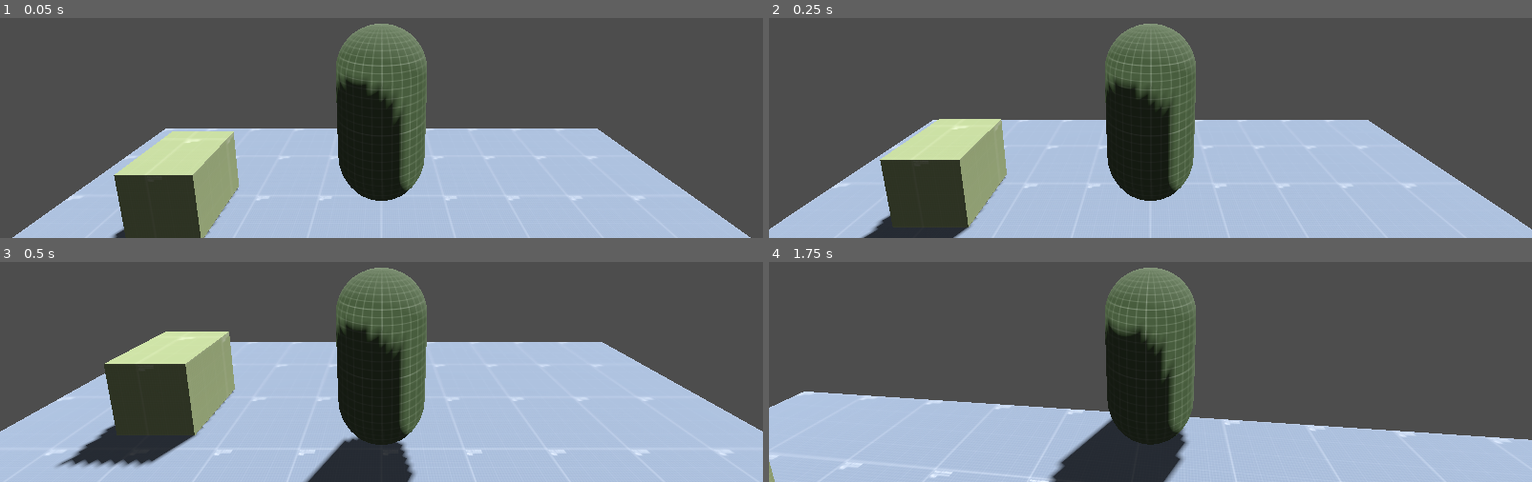
Above: before the commit, frames 1-4 (two rows, left to right).
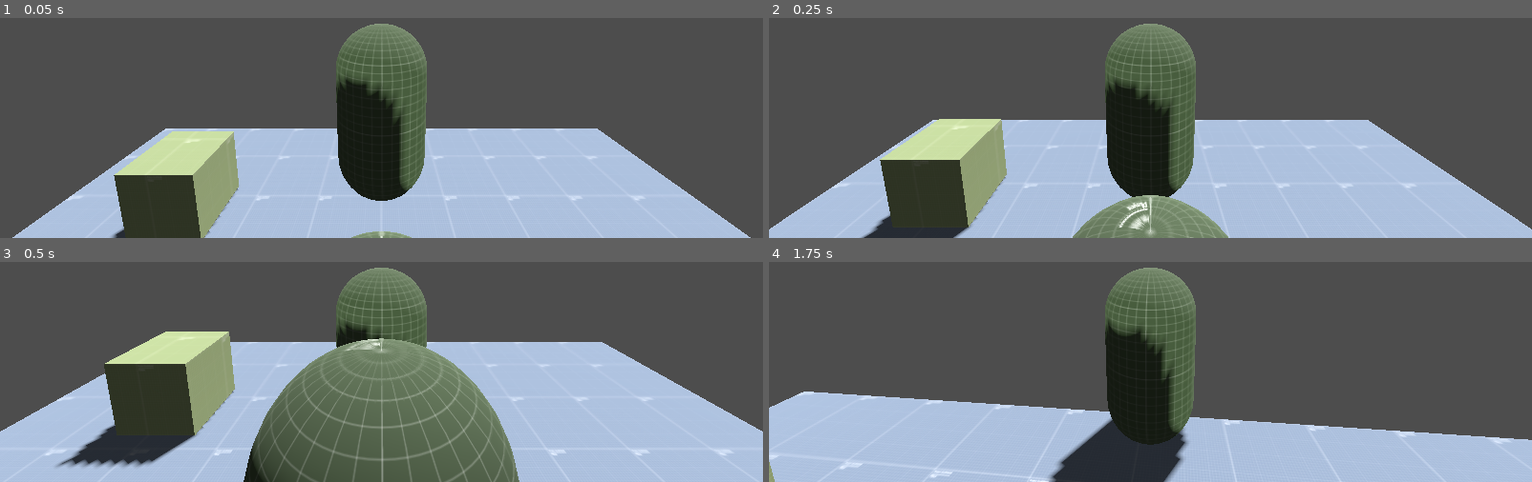
Above: after the commit, the same moments.

Repository: FoxSpellCaster/Lucifuga
Game: Godot game, scene res://Level.tscn
Same seed, same stepped clock (60 frames per second), same inputs: the game is played once before the commit and once after it.
Inputs (mouse positions are in pixels of both pictures, inside the frame that each line leads up to):
- Up to frame 1 (0.05 s): no input
- Up to frame 2 (0.25 s): no input
- Up to frame 3 (0.5 s): no input
- Up to frame 4 (1.75 s): move the mouse to (1188, 266) at 0.52 s; hold W (move_forward) from 0.53 s (still down); move the mouse to (1112, 270) at 1.27 s

The runs differ from the first frame. In frame 1, 0.2% of the frame differs, in the area x 46-54%, y 96-100%; in frame 2, 2.7%; in frame 3, 17%, in the area x 31-69%, y 34-100%; in frame 4, nothing differs.

Commit message:
Update Level.tscn
Starting to add new player controller with https://www.youtube.com/watch?v=j_rf8zc5kTE

Diff:
--- a/Level.tscn
+++ b/Level.tscn
@@ -1,8 +1,9 @@
-[gd_scene load_steps=11 format=3 uid="uid://dbsaykgj4kmxl"]
+[gd_scene load_steps=17 format=3 uid="uid://dbsaykgj4kmxl"]
 
 [ext_resource type="PackedScene" uid="uid://i8uq2ym555l8" path="res://player.tscn" id="1_apcu6"]
 [ext_resource type="Texture2D" uid="uid://b5y422nll8m8j" path="res://Textures/Project DarkWorld_Floor.png" id="1_n87lm"]
 [ext_resource type="Texture2D" uid="uid://61ngmeo1eg8c" path="res://Textures/Project DarkWorld_Grass.png" id="3_ghepx"]
+[ext_resource type="Texture2D" uid="uid://4ddk14owdlc7" path="res://Textures/Project DarkWorld_Player.png" id="4_qrjo2"]
 
 [sub_resource type="Environment" id="Environment_p7er5"]
 
@@ -27,6 +28,17 @@
 material = SubResource("StandardMaterial3D_yt8rx")
 
 [sub_resource type="BoxShape3D" id="BoxShape3D_bppyv"]
+
+[sub_resource type="StandardMaterial3D" id="StandardMaterial3D_0jhye"]
+albedo_texture = ExtResource("4_qrjo2")
+
+[sub_resource type="CapsuleMesh" id="CapsuleMesh_g7ocw"]
+
+[sub_resource type="SphereMesh" id="SphereMesh_r1pf0"]
+
+[sub_resource type="SphereMesh" id="SphereMesh_nbo1x"]
+
+[sub_resource type="CapsuleShape3D" id="CapsuleShape3D_s0tof"]
 
 [node name="Node3D" type="Node3D"]
 
@@ -58,3 +70,22 @@
 
 [node name="CollisionShape3D" type="CollisionShape3D" parent="MeshInstance3D2/StaticBody3D"]
 shape = SubResource("BoxShape3D_bppyv")
+
+[node name="CharacterBody3D" type="CharacterBody3D" parent="."]
+
+[node name="BodyMesh" type="MeshInstance3D" parent="CharacterBody3D"]
+transform = Transform3D(1, 0, 0, 0, 1, 0, 0, 0, 1, 0, 1.27716, 0)
+material_override = SubResource("StandardMaterial3D_0jhye")
+mesh = SubResource("CapsuleMesh_g7ocw")
+
+[node name="Eye Left" type="MeshInstance3D" parent="CharacterBody3D/BodyMesh"]
+transform = Transform3D(0.25, 0, 0, 0, 0.25, 0, 0, 0, 0.25, -0.141765, 0.526248, -0.441865)
+mesh = SubResource("SphereMesh_r1pf0")
+
+[node name="Eye Right" type="MeshInstance3D" parent="CharacterBody3D/BodyMesh"]
+transform = Transform3D(0.25, 0, 0, 0, 0.25, 0, 0, 0, 0.25, 0.163496, 0.506698, -0.442661)
+mesh = SubResource("SphereMesh_nbo1x")
+
+[node name="CollisionShape3D" type="CollisionShape3D" parent="CharacterBody3D"]
+transform = Transform3D(1.1, 0, 0, 0, 1.1, 0, 0, 0, 1.1, 0, 0, 0)
+shape = SubResource("CapsuleShape3D_s0tof")
